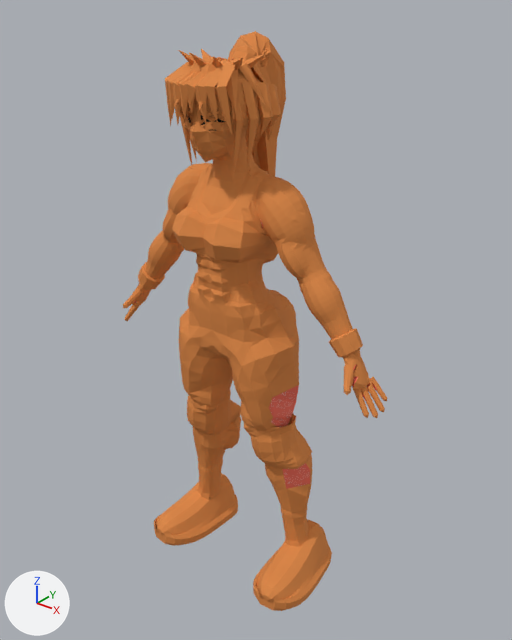
Renders of the Blender file v3/export/atleta.blend from each side of a commit.
Rendered twice from a 50 mm camera at (1.296, -1.553, 1.922) aimed at (0.017, 0.047, 0.931). Arrows for +X, +Y and +Z are at lower left; the lights stay in place. The older version comes first.

The first picture shows 'Atleta'.
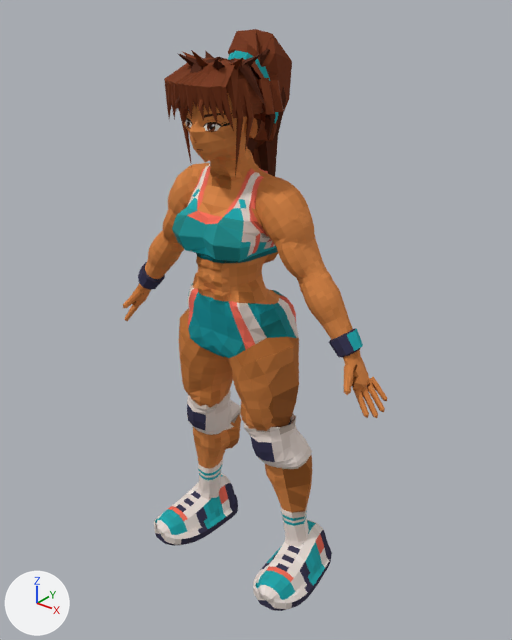
Changed parts and their boxes [x1, y1, x2, y2] in the pictures (512 x 640 px; the box of a moved part takes in the faces that stretch with it):
'Atleta', reshaped
    before: [123, 31, 387, 611]
    after: [123, 29, 387, 611]
part 1 of me_atleta, rebuilt (8% wider, 27% shorter)
    before: [269, 84, 281, 128]
    after: [270, 80, 283, 112]
part 2 of me_atleta, added
    after: [244, 118, 258, 139]
part 3 of me_atleta, deleted
    before: [185, 106, 232, 155]
part 4 of me_atleta, moved or reshaped
    before: [165, 31, 286, 190]
    after: [164, 29, 292, 190]
part 5 of me_atleta, moved or reshaped
    both: [357, 389, 378, 417]
part 6 of me_atleta, surface changed
    both: [127, 32, 387, 611]

The edits, one by one:
me_atleta is used by ob_atleta; location (0.0, 0.0, 0.0).
me_atleta had 5506 vertices, 5995 faces and spanned x -0.52..0.52, y -0.22..0.23, z 0.0..1.78.
me_atleta now has 5458 vertices, 5972 faces and spans x -0.52..0.52, y -0.22..0.24, z 0.0..1.79.
me_atleta part 1: the loose piece of 17 vertices spanning x 0.09..0.14, y -0.03..0.02, z 1.55..1.67 is rebuilt with 17 vertices and now spans x 0.08..0.14, y -0.01..0.04, z 1.59..1.68.
me_atleta part 2: a new loose piece of 17 vertices spanning x 0.07..0.09, y -0.08..-0.04, z 1.53..1.59, in mat_atleta_mat (picture img_atleta_atlas).
me_atleta part 3: 23 loose pieces with 152 vertices, spanning x -0.08..0.08, y -0.2..-0.12, z 1.49..1.61, are deleted.
me_atleta part 4: 109 vertices moved from x -0.15..0.12, y -0.21..0.21, z 1.41..1.77 to x -0.14..0.12, y -0.21..0.22, z 1.42..1.78; 226 vertices removed from x -0.14..0.14, y -0.21..0.23, z 1.44..1.77; 296 vertices added at x -0.14..0.14, y -0.21..0.24, z 1.44..1.78.
me_atleta part 5: 4 vertices moved within x 0.45..0.47, y -0.04..0.0, z 0.88; 3 vertices removed from x 0.46..0.48, y -0.04..-0.03, z 0.86..0.88; 3 vertices added at x 0.45..0.47, y -0.04..-0.03, z 0.86..0.88.
me_atleta part 6: 5224 kept faces spanning x -0.52..0.52, y -0.22..0.22, z 0.0..1.79 get new texture (UV) coordinates.
Other edits to the shape of me_atleta do not show in these pictures.
